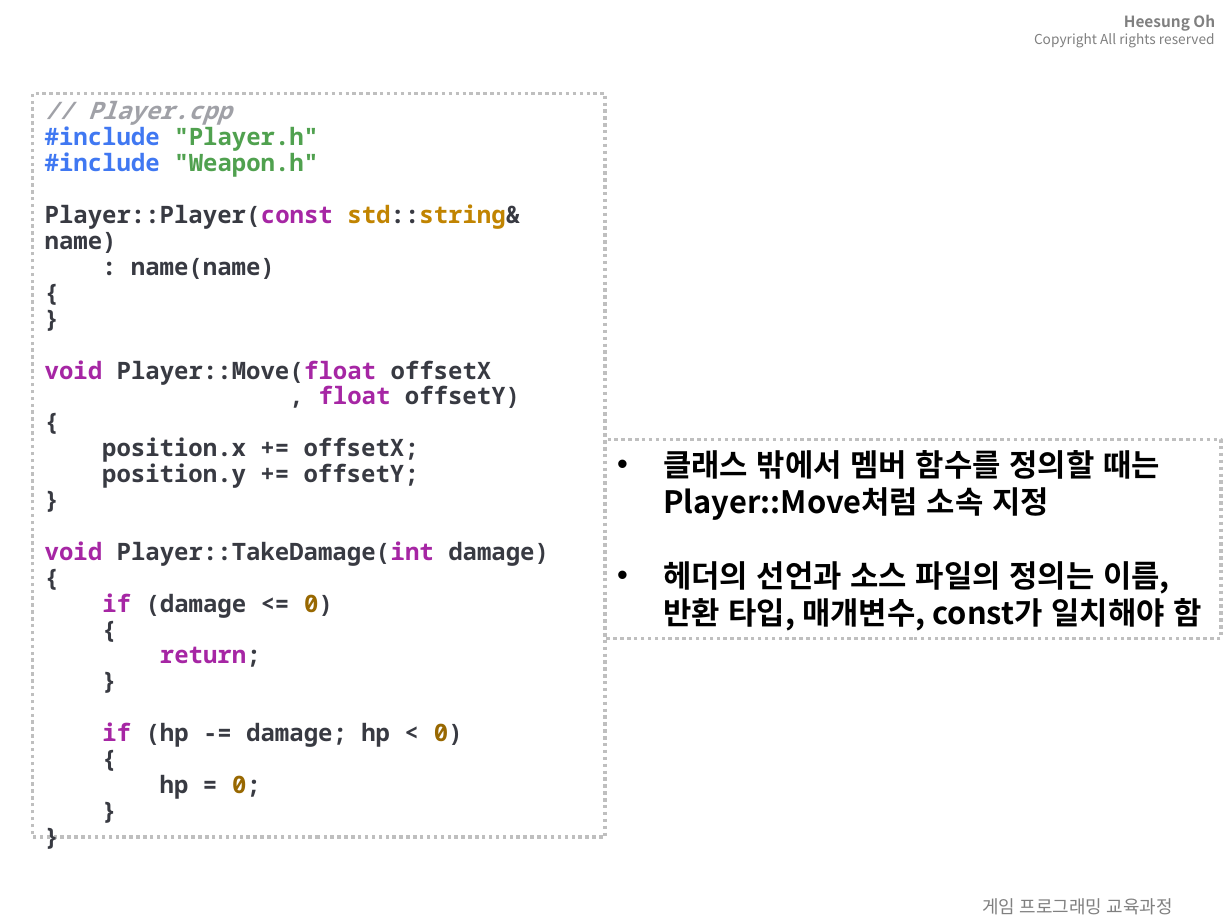
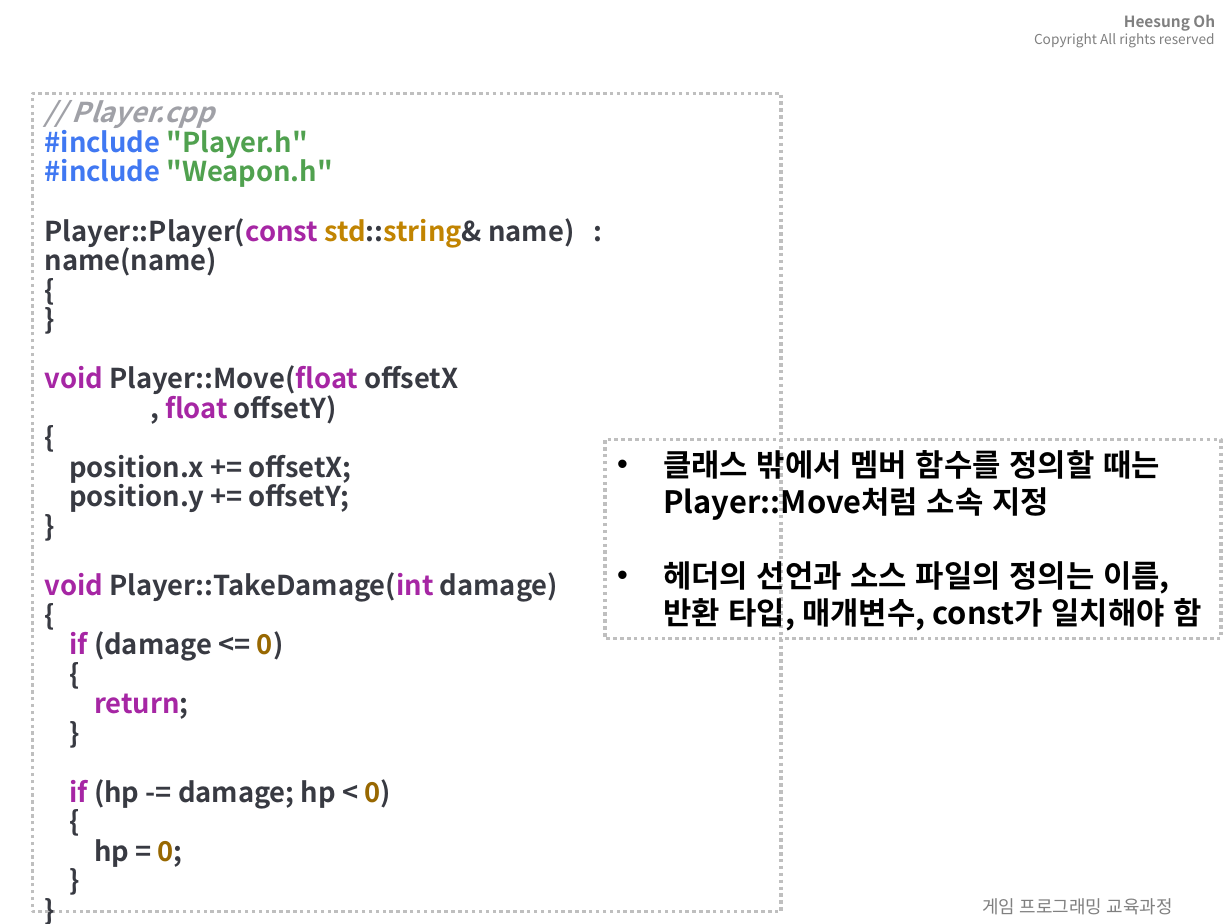
Before and after one commit to 3dapi/bs02_cpp, a slide deck: slide 50 of doc/ppt/03.ClassAndObject.pptx. Drawn at 1232x924 pixels with LibreOffice and Linux fonts; fonts in the diff are those of the drawing; background and template pictures are left out. Boxes give left, top, right and bottom in pixels: in the first picture for what was removed or moved away, otherwise in the second. Text is boxed around its words. In the diff, an @@ line names an element or a change of style, - is before the commit and + after.

```diff
--- a/doc/ppt/03.ClassAndObject.pptx
+++ b/doc/ppt/03.ClassAndObject.pptx
@@ rectangle "// Player.cpp #include "Player.h" #include ...": place and size @@
-rectangle "// Player.cpp #include "Player.h" #include ..." at box(32, 94, 605, 838)
+rectangle "// Player.cpp #include "Player.h" #include ..." at box(32, 94, 780, 912)
@@ rectangle "// Player.cpp #include "Player.h" #include ..." at box(32, 94, 780, 912): size 14 to 16 pt, font Noto Sans Mono to Noto Sans CJK KR @@
```
Also in this commit, not shown: 4 other slides changed, 28 other files.
